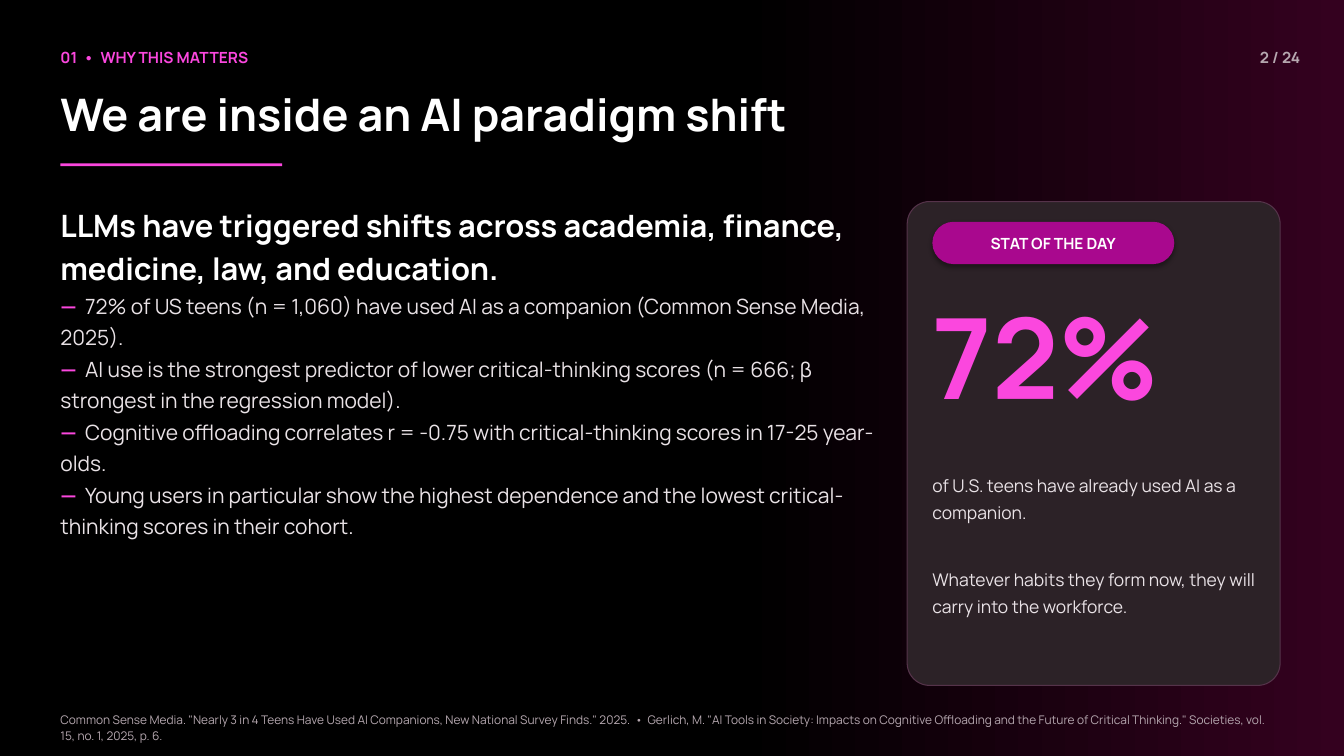
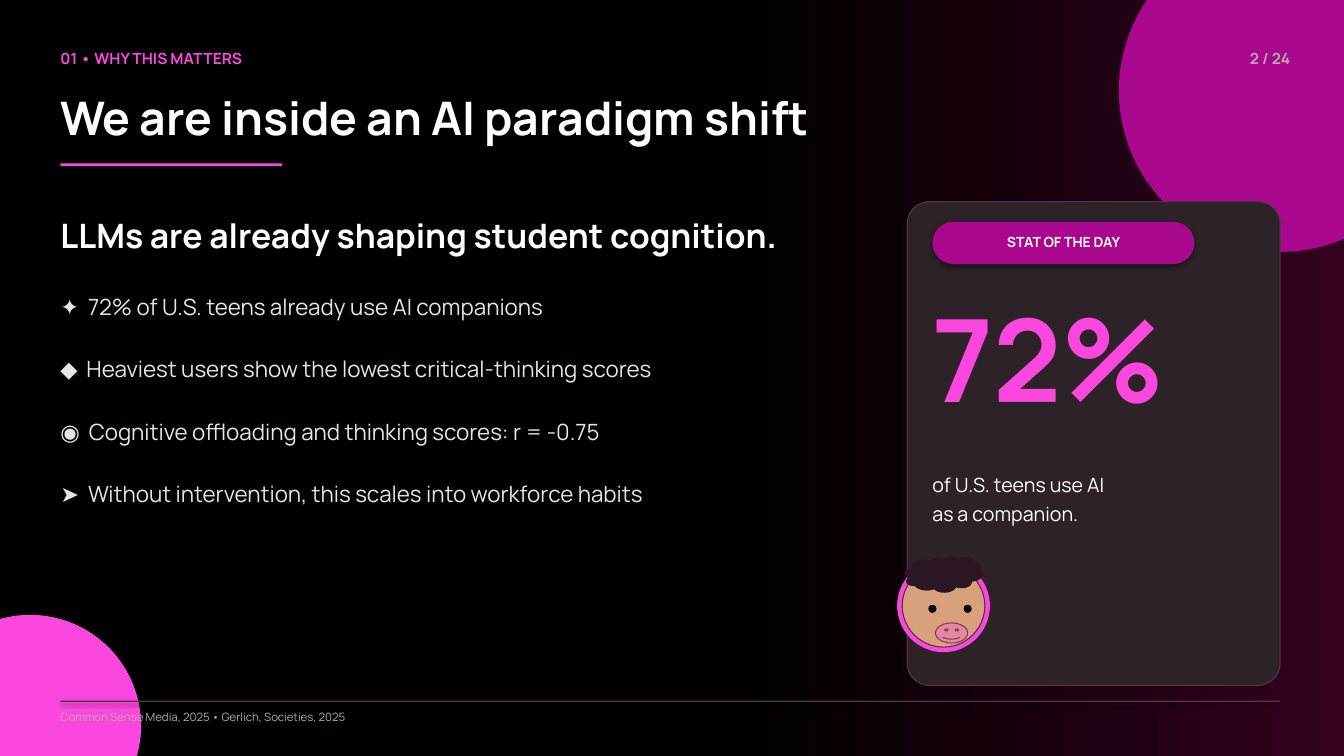
Before and after one commit to Imhaohao/AP-Research, a slide deck: slide 2 of AP_Research_Presentation.pptx. Drawn at 1344x756 pixels with LibreOffice and Linux fonts; fonts in the diff are those of the drawing. Boxes give left, top, right and bottom in pixels: in the first picture for what was removed or moved away, otherwise in the second. Text is boxed around its words. In the diff, an @@ line names an element or a change of style, - is before the commit and + after.

```diff
--- a/AP_Research_Presentation.pptx
+++ b/AP_Research_Presentation.pptx
@@ ellipse added at (x1=1119, y1=0, x2=1344, y2=252), fill #A9088E @@
@@ text "01 • WHY THIS MATTERS" at (x1=60, y1=52, x2=242, y2=65): line spacing 1.15 to 1.2 @@
@@ text "2 / 24" at (x1=1250, y1=52, x2=1290, y2=64): line spacing 1.15 to 1.2 @@
@@ text "We are inside an AI ..." at (x1=60, y1=101, x2=809, y2=147): size 32 to 33 pt; line spacing 1.15 to 1.2 @@
@@ text removed at (x1=60, y1=214, x2=844, y2=284) @@
-LLMs have triggered shifts across academia, finance, medicine, law, and education.
@@ text added at (x1=60, y1=223, x2=777, y2=257), 24 pt, text #FFFFFF, bold @@
+LLMs are already shaping student cognition.
@@ text "STAT OF THE DAY" moved from (x1=933, y1=222, x2=1175, y2=264) to (x1=1007, y1=236, x2=1121, y2=248) @@
@@ text "STAT OF THE DAY" at (x1=1007, y1=236, x2=1121, y2=248): size 11 to 10 pt; line spacing 1 to 1.2; vertical alignment middle to top; fill #A9088E to none; shadow off @@
@@ rounded rectangle added at (x1=933, y1=222, x2=1195, y2=264), fill #A9088E @@
@@ text removed at (x1=60, y1=296, x2=874, y2=540) @@
-— 72% of US teens (n = 1,060) have used AI as a companion (Common Sense Media, 2025).
-— AI use is the strongest predictor of lower critical-thinking scores (n = 666; β strongest in the regression model).
-— Cognitive offloading correlates r = -0.75 with critical-thinking scores in 17-25 year-olds.
-— Young users in particular show the highest dependence and the lowest critical-thinking scores in their cohort.
@@ text added at (x1=88, y1=298, x2=542, y2=321), 16 pt, text #E9E2E6 @@
+✦ 72% of U.S. teens already use AI companions
@@ text "72%" at (x1=932, y1=317, x2=1165, y2=404): size 80 to 82 pt @@
@@ text added at (x1=86, y1=360, x2=652, y2=383), 16 pt, text #E9E2E6 @@
+◆ Heaviest users show the lowest critical-thinking scores
@@ text added at (x1=89, y1=423, x2=600, y2=446), 16 pt, text #E9E2E6 @@
+◉ Cognitive offloading and thinking scores: r = -0.75
@@ text at (x1=932, y1=477, x2=1104, y2=526): text changed; size 12.5 to 14 pt; text colour #E9E2E6 to #FFFFFF @@
-of U.S. teens have already used AI as a companion.
-Whatever habits they form now, they will carry into the workforce.
+of U.S. teens use AI
+as a companion.
@@ text added at (x1=88, y1=485, x2=643, y2=505), 16 pt, text #E9E2E6 @@
+➤ Without intervention, this scales into workforce habits
@@ ellipse added at (x1=897, y1=560, x2=990, y2=652), fill #FB47DE @@
@@ ellipse added at (x1=902, y1=565, x2=985, y2=647), fill #D9A17B, outline #55334A 0.8 pt @@
@@ cloud added at (x1=904, y1=557, x2=983, y2=593), fill #2A1723 @@
@@ ellipse added at (x1=0, y1=615, x2=141, y2=756), fill #FB47DE @@
@@ ellipse added at (x1=929, y1=605, x2=937, y2=613), fill #000000 @@
@@ smiley face added at (x1=936, y1=623, x2=968, y2=643), fill #E08AA0, outline #8C2F55 0.7 pt @@
@@ ellipse added at (x1=964, y1=605, x2=972, y2=613), fill #000000 @@
@@ rectangle added at (x1=60, y1=701, x2=1280, y2=702), fill #55334A @@
@@ text at (x1=110, y1=711, x2=346, y2=726): text changed; size 8.5 to 8.2 pt @@
-Common Sense Media. "Nearly 3 in 4 Teens Have Used AI Companions, New National Survey Finds." 2025. • Gerlich, M. "AI Tools in Society: Impacts on Cognitive Offloading and the Future of Critical Thinking." Societies, vol. 15, no. 1, 2025, p. 6.
+Common Sense Media, 2025 • Gerlich, Societies, 2025
```
Also in this commit, not shown: 4 other slides changed, 19 slides added, 19 slides removed, 5 other files.
